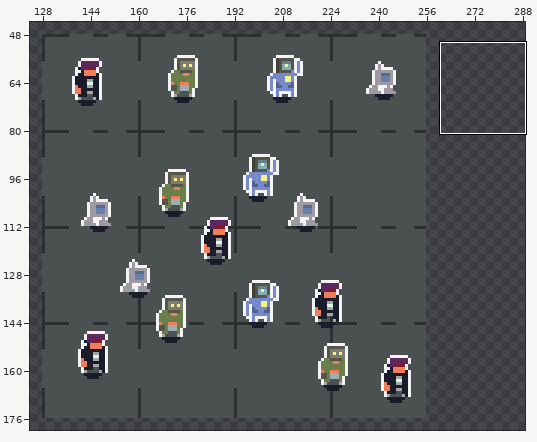
Two versions of one pixel-art file, Assets/Sprites/SpriteSheet/Crowd Template.aseprite. Above, an overview of the earlier version with the close-up marked.
Close-up. Earlier state:
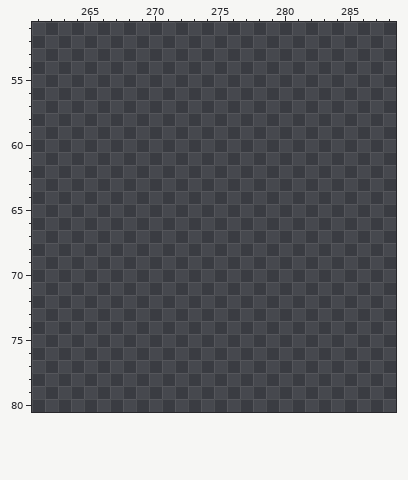
384x216 pixels, 1 frame. Shown: x 261..288, y 51..80. The wide view leaves out empty margins. The commit also changed other parts of the picture, which this record leaves out.
The result:
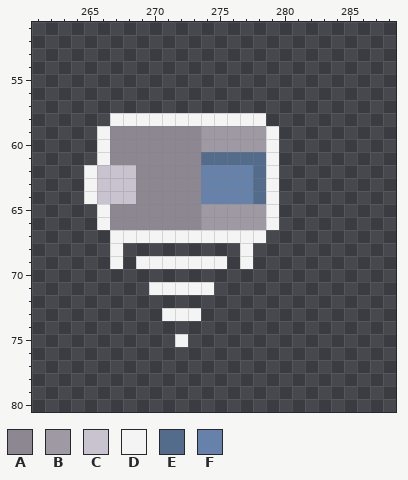
Palette (. is transparent): A #8c8790  B #9e99a3  C #c9c2cf  D #f4f4f4  E #546c8c  F #6682aa
The exact change:
Layer "Layer 1":
Colour A now appears in rows 59 to 61 at x 267 to 273; in rows 62 to 64 at x 269 to 273; in rows 65 to 66 at x 267 to 273.
Colour B now appears in rows 59 to 60 at x 274 to 278; in rows 65 to 66 at x 274 to 278.
Colour C now appears in rows 62 to 64 at x 266 to 268.
Colour D now appears in row 58 at x 267 to 278; in rows 59 to 61 at x 266 and 279; in rows 62 to 64 at x 265 and 279; in rows 65 to 66 at x 266 and 279; in row 67 at x 267 to 278; in row 68 at x 267 and 277.
Colour D now appears in row 69 at x 267, 269 to 275 and 277; in row 71 at x 270 to 274; in row 73 at x 271 to 273; in row 75 at x 272.
Colour E now appears in row 61 at x 274 to 278; in rows 62 to 64 at x 278.
Colour F now appears in rows 62 to 64 at x 274 to 277.
Pixel boxes of the changes (left, top, right, bottom) in both close-ups:
added: (84, 113, 279, 347)
